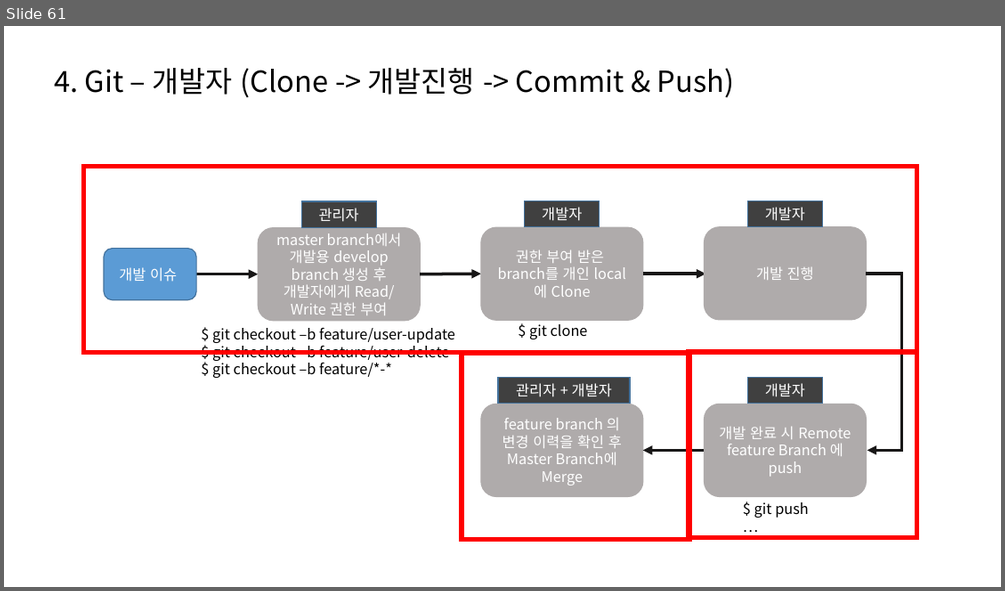
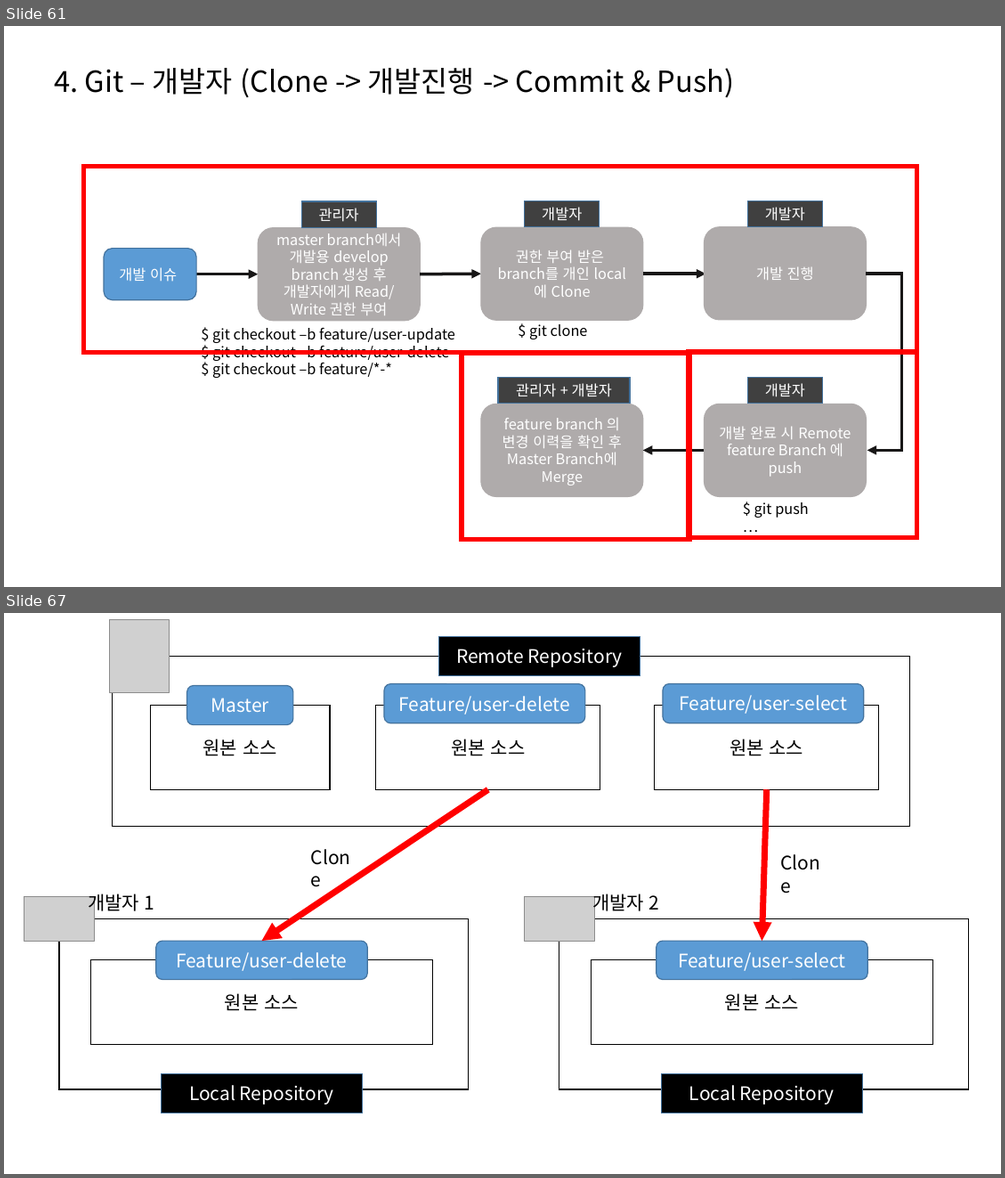
Before and after one commit to SungIn-Shin/git_powerpoint, a slide deck: git_from_the_hell.pptx. Shown one above the other, each under a label of ours: slide 61 before the commit, slides 61 and 67 after it; the slides between them are not shown. The pictures are 1005x591 and 1005x1178 pixels, drawn with LibreOffice and Linux fonts; fonts in the diff are those of the drawing; grey boxes stand for pictures. Boxes give left, top, right and bottom in pixels: in the first picture for what was removed or moved away, otherwise in the second. Text is boxed around its words. In the diff, an @@ line names an element or a change of style, - is before the commit and + after.

```diff
--- a/git_from_the_hell.pptx
+++ b/git_from_the_hell.pptx
@@ slide 67 added at (x1=4, y1=613, x2=1001, y2=1174), background #FFFFFF @@
@@ picture added at (x1=110, y1=619, x2=170, y2=692) @@
@@ rectangle added at (x1=438, y1=636, x2=640, y2=676), fill #000000, outline #43739E 1 pt, 18 pt, text #FFFFFF @@
+Remote Repository
@@ rectangle added at (x1=113, y1=656, x2=910, y2=826), outline #000000 1 pt @@
@@ rounded rectangle added at (x1=187, y1=686, x2=293, y2=725), fill #5B9BD5, outline #43739E 1 pt, 18 pt, text #FFFFFF @@
+Master
@@ rounded rectangle added at (x1=384, y1=684, x2=585, y2=723), fill #5B9BD5, outline #43739E 1 pt, 18 pt, text #FFFFFF @@
+Feature/user-delete
@@ rounded rectangle added at (x1=663, y1=684, x2=864, y2=723), fill #5B9BD5, outline #43739E 1 pt, 18 pt, text #FFFFFF @@
+Feature/user-select
@@ rectangle added at (x1=151, y1=705, x2=330, y2=789), outline #000000 1 pt, 18 pt, text #000000 @@
+원본 소스
@@ rectangle added at (x1=376, y1=705, x2=600, y2=789), outline #000000 1 pt, 18 pt, text #000000 @@
+원본 소스
@@ rectangle added at (x1=655, y1=705, x2=879, y2=789), outline #000000 1 pt, 18 pt, text #000000 @@
+원본 소스
@@ arrow added from (488, 789) to (262, 941), #FF0000 6 pt @@
@@ arrow added from (767, 789) to (762, 941), #FF0000 6 pt @@
@@ text added at (x1=304, y1=843, x2=367, y2=873), 18 pt, text #000000 @@
+Clone
@@ text added at (x1=774, y1=848, x2=837, y2=877), 18 pt, text #000000 @@
+Clone
@@ picture added at (x1=24, y1=896, x2=95, y2=941) @@
@@ text added at (x1=88, y1=893, x2=155, y2=914), 18 pt, text #000000 @@
+개발자 1
@@ picture added at (x1=525, y1=896, x2=595, y2=941) @@
@@ text added at (x1=592, y1=893, x2=660, y2=914), 18 pt, text #000000 @@
+개발자 2
@@ rectangle added at (x1=59, y1=919, x2=469, y2=1089), outline #000000 1 pt @@
@@ rectangle added at (x1=559, y1=919, x2=969, y2=1089), outline #000000 1 pt @@
@@ rounded rectangle added at (x1=156, y1=941, x2=367, y2=980), fill #5B9BD5, outline #43739E 1 pt, 18 pt, text #FFFFFF @@
+Feature/user-delete
@@ rounded rectangle added at (x1=656, y1=941, x2=867, y2=980), fill #5B9BD5, outline #43739E 1 pt, 18 pt, text #FFFFFF @@
+Feature/user-select
@@ rectangle added at (x1=90, y1=960, x2=433, y2=1045), outline #000000 1 pt, 18 pt, text #000000 @@
+원본 소스
@@ rectangle added at (x1=591, y1=960, x2=933, y2=1045), outline #000000 1 pt, 18 pt, text #000000 @@
+원본 소스
@@ rectangle added at (x1=161, y1=1074, x2=363, y2=1113), fill #000000, outline #43739E 1 pt, 18 pt, text #FFFFFF @@
+Local Repository
@@ rectangle added at (x1=662, y1=1074, x2=863, y2=1113), fill #000000, outline #43739E 1 pt, 18 pt, text #FFFFFF @@
+Local Repository
```
Also in this commit, not shown: 1 slide changed, 12 other slides added, 2 slides removed.
